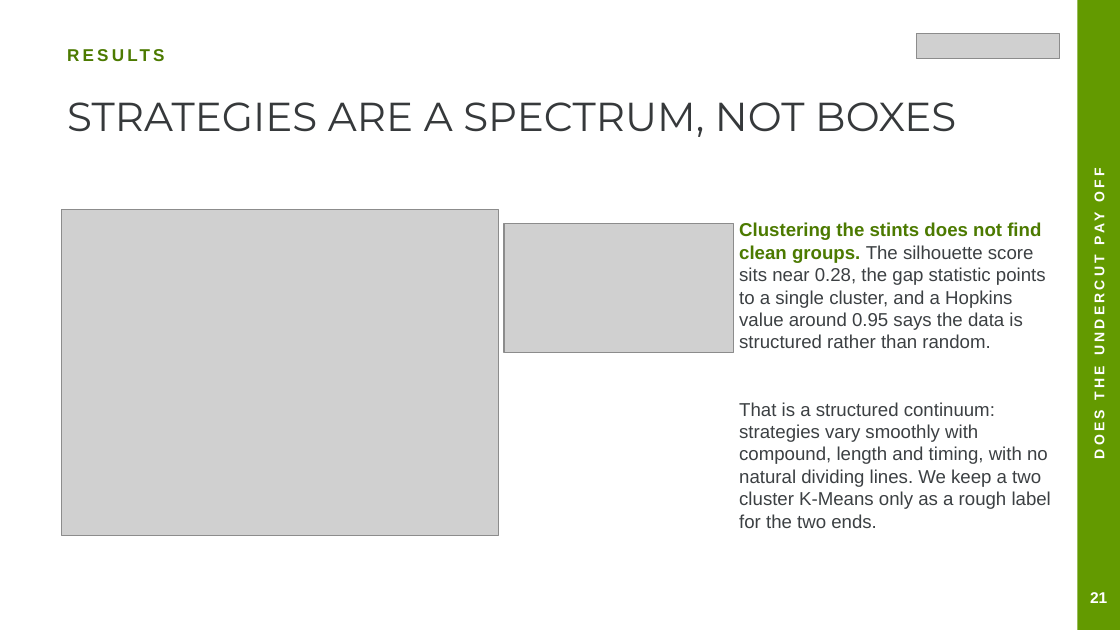
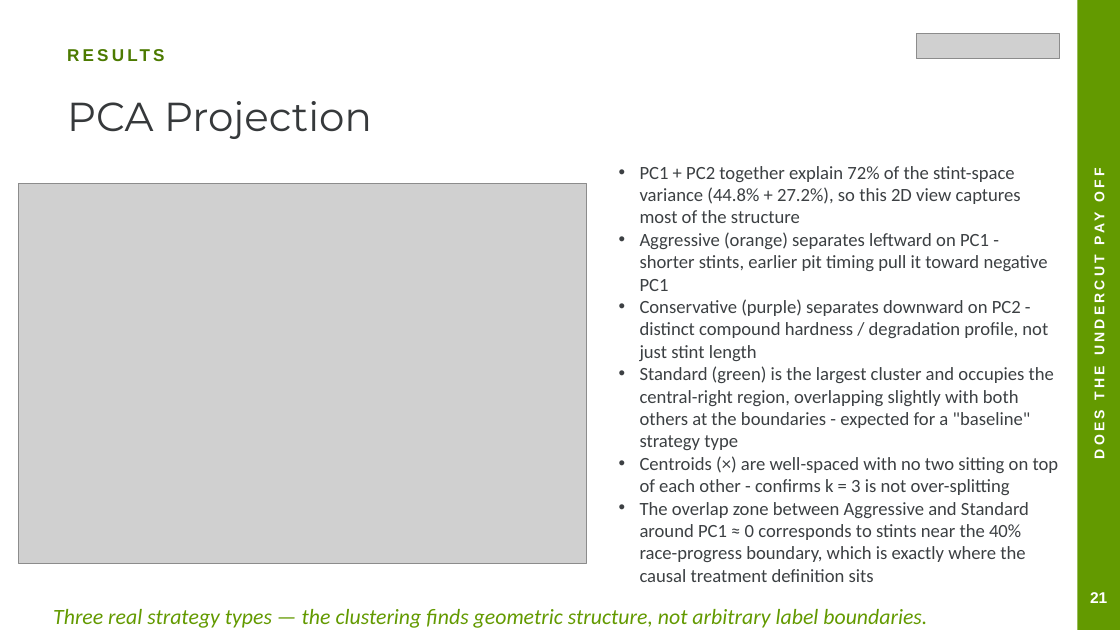
Before and after one commit to Munish0303/dai-mission-group-K, a slide deck: slide 28 of presentation.pptx (slide 27 before the commit). Drawn at 1120x630 pixels with LibreOffice and Linux fonts; fonts in the diff are those of the drawing; grey boxes stand for pictures. Boxes give left, top, right and bottom in pixels: in the first picture for what was removed or moved away, otherwise in the second. Text is boxed around its words. In the diff, an @@ line names an element or a change of style, - is before the commit and + after.

Commit message:
Presentation PPT Updated

```diff
--- a/presentation.pptx
+++ b/presentation.pptx
@@ text at (67, 101, 372, 139): text changed @@
-STRATEGIES ARE A SPECTRUM, NOT BOXES
+PCA Projection
@@ text at (640, 166, 1059, 582): text changed; font Arial to Calibri @@
-Clustering the stints does not find clean groups. The silhouette score sits near 0.28, the gap statistic points to a single cluster, and a Hopkins value around 0.95 says the data is structured rather than random.
-That is a structured continuum: strategies vary smoothly with compound, length and timing, with no natural dividing lines. We keep a two cluster K-Means only as a rough label for the two ends.
+• PC1 + PC2 together explain 72% of the stint-space variance (44.8% + 27.2%), so this 2D view captures most of the structure
+• Aggressive (orange) separates leftward on PC1 - shorter stints, earlier pit timing pull it toward negative PC1
+• Conservative (purple) separates downward on PC2 - distinct compound hardness / degradation profile, not just stint length
+• Standard (green) is the largest cluster and occupies the central-right region, overlapping slightly with both others at the boundaries - expected for a "baseline" strategy type
+• Centroids (×) are well-spaced with no two sitting on top of each other - confirms k = 3 is not over-splitting
+• The overlap zone between Aggressive and Standard around PC1 ≈ 0 corresponds to stints near the 40% race-progress boundary, which is exactly where the causal treatment definition sits
@@ picture: place and size @@
-picture at (62, 209, 498, 535)
+picture at (18, 184, 587, 563)
@@ picture removed at (504, 223, 734, 352) @@
@@ text added at (53, 609, 927, 628), 14 pt, text #639A00, italic @@
+Three real strategy types — the clustering finds geometric structure, not arbitrary label boundaries.
```
Also in this commit, not shown: 31 other slides changed, 4 slides added, 3 slides removed, 2 other files.
